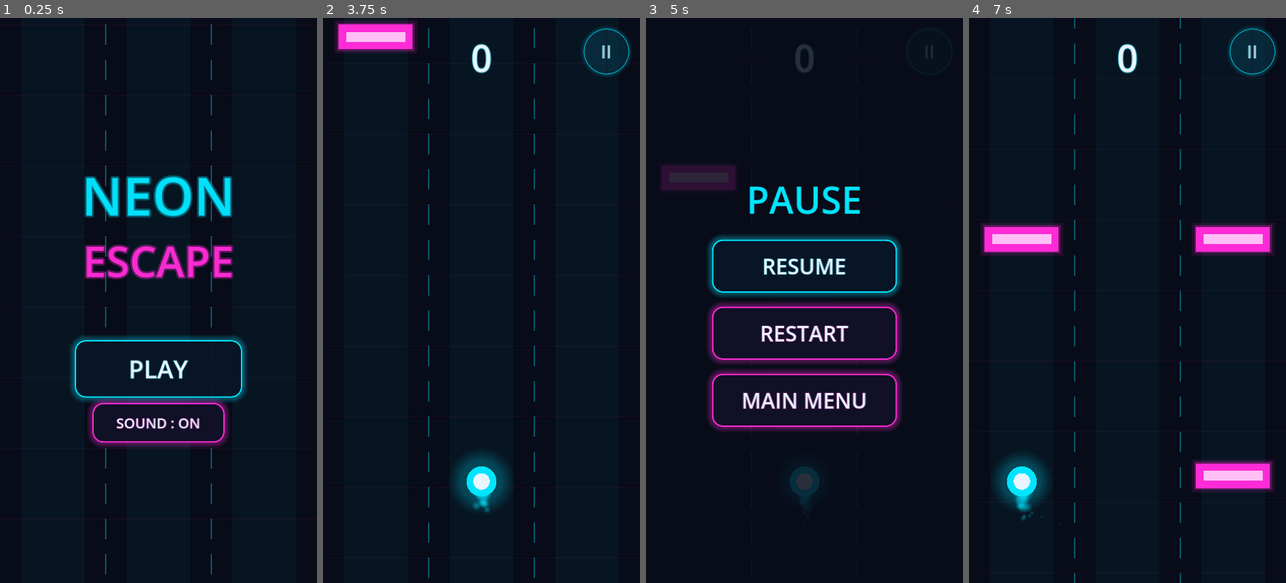
Above: before the commit, frames 1-4 (left to right).
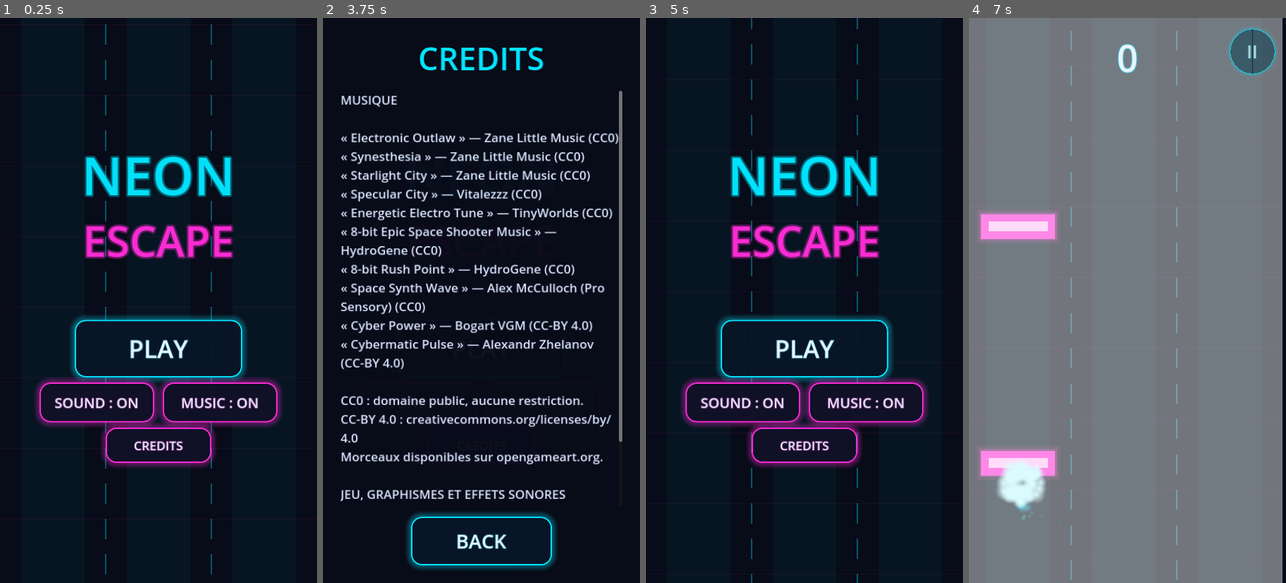
Above: after the commit, the same moments.

Repository: BananaInTrouble/Neon-Escape
Game: Godot game, scene res://scenes/main/main.tscn
Same seed, same stepped clock (60 frames per second), same inputs: the game is played once before the commit and once after it.
Inputs (mouse positions are in pixels of both pictures, inside the frame that each line leads up to):
- Up to frame 1 (0.25 s): no input
- Up to frame 2 (3.75 s): click "SOUND : ON" at 0.5 s; click "SOUND : OFF" at 1.25 s; click (541, 402) at 2 s, where only the run after the commit has a clickable "MUSIC : ON"; click (541, 402) at 2.75 s, where only the run after the commit has a clickable "MUSIC : OFF"; click "PLAY" (after the commit: "CREDITS") at 3.5 s
- Up to frame 3 (5 s): click "II" (after the commit: "BACK") at 4.25 s
- Up to frame 4 (7 s): click (1127, 351) at 5 s, where only the run after the commit has a clickable "PLAY"; move the mouse to (1197, 272) at 5.77 s; hold Right (move_right) 5.78-6.53 s; click (1197, 272) at 5.92 s; move the mouse to (1064, 328) at 6.52 s; hold Left (move_left) from 6.53 s (still down); click (1064, 328) at 6.67 s

The runs differ from the first frame. In frame 1, 13% of the frame differs, in the area x 11-89%, y 24-80%; in frame 2, 17%; in frame 3, 16%; in frame 4, 99%, in the area x 0-99%, y 0-100%.

Commit message:
Son de passage plus discret, système de musique et écran Crédits
- Son « point » (joué à chaque rangée) 12 dB plus bas, plus grave et plus doux.
- MusicPlayer : un morceau au hasard par partie, boucle, pause avec le jeu, fondus.
- 10 morceaux libres (CC0 / CC-BY 4.0) déclarés dans music_tracks.gd, fichiers à
  importer avec tools/import_music.sh (un fichier absent est ignoré).
- Boutons MUSIC : ON/OFF et CREDITS, écran des crédits, CREDITS.md.
- 8 nouveaux tests (72 au total), avec fichiers OGG de test.

Co-Authored-By: Claude Opus 5.5 <noreply@anthropic.com>
Claude-Session: https://claude.ai/code/session_016cBnVpishZPQyf6j2qKhHQ

Diff:
--- a/scenes/main/main.tscn
+++ b/scenes/main/main.tscn
@@ -1,10 +1,11 @@
-[gd_scene load_steps=6 format=3]
+[gd_scene load_steps=7 format=3]
 
 [ext_resource type="Script" path="res://scripts/core/game_manager.gd" id="1_gm"]
 [ext_resource type="PackedScene" path="res://scenes/ui/main_menu.tscn" id="2_menu"]
 [ext_resource type="PackedScene" path="res://scenes/ui/hud.tscn" id="3_hud"]
 [ext_resource type="PackedScene" path="res://scenes/ui/pause_menu.tscn" id="4_pause"]
 [ext_resource type="PackedScene" path="res://scenes/ui/game_over.tscn" id="5_go"]
+[ext_resource type="PackedScene" path="res://scenes/ui/credits_screen.tscn" id="6_credits"]
 
 [node name="Main" type="Node"]
 script = ExtResource("1_gm")
@@ -16,3 +17,5 @@
 [node name="PauseMenu" parent="." instance=ExtResource("4_pause")]
 
 [node name="GameOver" parent="." instance=ExtResource("5_go")]
+
+[node name="Credits" parent="." instance=ExtResource("6_credits")]
--- /dev/null
+++ b/scenes/ui/credits_screen.tscn
@@ -0,0 +1,60 @@
+[gd_scene load_steps=3 format=3]
+
+[ext_resource type="Script" path="res://scripts/ui/credits_screen.gd" id="1_credits"]
+[ext_resource type="Script" path="res://scripts/ui/safe_area_container.gd" id="2_safe"]
+
+[node name="Credits" type="CanvasLayer"]
+process_mode = 3
+layer = 30
+script = ExtResource("1_credits")
+
+[node name="Dim" type="ColorRect" parent="."]
+anchors_preset = 15
+anchor_right = 1.0
+anchor_bottom = 1.0
+grow_horizontal = 2
+grow_vertical = 2
+color = Color(0.0313726, 0.0431373, 0.0941176, 0.97)
+
+[node name="SafeArea" type="MarginContainer" parent="."]
+anchors_preset = 15
+anchor_right = 1.0
+anchor_bottom = 1.0
+grow_horizontal = 2
+grow_vertical = 2
+mouse_filter = 2
+script = ExtResource("2_safe")
+base_margin = 40
+
+[node name="VBox" type="VBoxContainer" parent="SafeArea"]
+layout_mode = 2
+theme_override_constants/separation = 24
+
+[node name="Title" type="Label" parent="SafeArea/VBox"]
+layout_mode = 2
+theme_override_colors/font_color = Color(0, 0.898039, 1, 1)
+theme_override_font_sizes/font_size = 72
+text = "CREDITS"
+horizontal_alignment = 1
+
+[node name="Scroll" type="ScrollContainer" parent="SafeArea/VBox"]
+layout_mode = 2
+size_flags_vertical = 3
+horizontal_scroll_mode = 0
+
+[node name="CreditsText" type="Label" parent="SafeArea/VBox/Scroll"]
+unique_name_in_owner = true
+custom_minimum_size = Vector2(560, 0)
+layout_mode = 2
+size_flags_horizontal = 3
+theme_override_colors/font_color = Color(0.85, 0.9, 1, 1)
+theme_override_font_sizes/font_size = 28
+autowrap_mode = 3
+
+[node name="BackButton" type="Button" parent="SafeArea/VBox"]
+unique_name_in_owner = true
+custom_minimum_size = Vector2(320, 110)
+layout_mode = 2
+size_flags_horizontal = 4
+theme_override_font_sizes/font_size = 44
+text = "BACK"
--- a/scenes/ui/main_menu.tscn
+++ b/scenes/ui/main_menu.tscn
@@ -71,12 +71,37 @@
 horizontal_alignment = 1
 vertical_alignment = 1
 
-[node name="SoundButton" type="Button" parent="Center/VBox"]
+[node name="Options" type="HBoxContainer" parent="Center/VBox"]
+layout_mode = 2
+size_flags_horizontal = 4
+mouse_filter = 2
+theme_override_constants/separation = 20
+
+[node name="SoundButton" type="Button" parent="Center/VBox/Options"]
 unique_name_in_owner = true
-custom_minimum_size = Vector2(300, 90)
+custom_minimum_size = Vector2(260, 90)
 layout_mode = 2
 size_flags_horizontal = 4
 focus_mode = 0
 theme_type_variation = &"SecondaryButton"
 theme_override_font_sizes/font_size = 32
 text = "SOUND : ON"
+
+[node name="MusicButton" type="Button" parent="Center/VBox/Options"]
+unique_name_in_owner = true
+custom_minimum_size = Vector2(260, 90)
+layout_mode = 2
+focus_mode = 0
+theme_type_variation = &"SecondaryButton"
+theme_override_font_sizes/font_size = 32
+text = "MUSIC : ON"
+
+[node name="CreditsButton" type="Button" parent="Center/VBox"]
+unique_name_in_owner = true
+custom_minimum_size = Vector2(240, 80)
+layout_mode = 2
+size_flags_horizontal = 4
+focus_mode = 0
+theme_type_variation = &"SecondaryButton"
+theme_override_font_sizes/font_size = 28
+text = "CREDITS"
--- a/scripts/core/game_manager.gd
+++ b/scripts/core/game_manager.gd
@@ -15,6 +15,7 @@
 @onready var hud: Hud = $HUD
 @onready var pause_menu: PauseMenu = $PauseMenu
 @onready var game_over_screen: GameOverScreen = $GameOver
+@onready var credits_screen: CreditsScreen = $Credits
 
 ## Fichier du record. Les tests en utilisent un autre pour ne jamais toucher au vrai record.
 @export var save_path := SaveManager.DEFAULT_PATH
@@ -23,6 +24,7 @@
 var score := ScoreManager.new()
 var save: SaveManager
 var audio := AudioManager.new()
+var music := MusicPlayer.new()
 var game: Game
 ## Le jingle « record » est joué juste après le son de collision.
 var _record_jingle_timer := Timer.new()
@@ -39,6 +41,9 @@
 	add_child(audio)
 	audio.set_enabled(save.load_sound_enabled())
 	main_menu.set_sound_enabled(audio.enabled)
+	add_child(music)
+	music.set_enabled(save.load_music_enabled())
+	main_menu.set_music_enabled(music.enabled)
 	_record_jingle_timer.one_shot = true
 	_record_jingle_timer.wait_time = 0.45
 	_record_jingle_timer.timeout.connect(audio.play.bind(&"record"))
@@ -52,6 +57,9 @@
 	score.score_changed.connect(_on_score_changed)
 	main_menu.play_requested.connect(start_game)
 	main_menu.sound_toggled.connect(_on_sound_toggled)
+	main_menu.music_toggled.connect(_on_music_toggled)
+	main_menu.credits_requested.connect(credits_screen.show)
+	credits_screen.closed.connect(credits_screen.hide)
 	hud.pause_requested.connect(pause_game)
 	pause_menu.resume_requested.connect(resume_game)
 	pause_menu.restart_requested.connect(start_game)
@@ -103,6 +111,7 @@
 	game.player.lane_changed.connect(_on_player_moved)  # le joueur existe une fois la partie ajoutée
 	move_child(game, 0)  # sous l'interface dans l'arbre
 	_show_screens([hud])
+	music.play_next()
 	return true
 
 
@@ -112,6 +121,7 @@
 	if not state.transition_to(S.PAUSED):
 		return false
 	get_tree().paused = true
+	music.set_paused(true)
 	_show_screens([hud, pause_menu])
 	return true
 
@@ -120,6 +130,7 @@
 	if state.current != S.PAUSED or not state.transition_to(S.PLAYING):
 		return false
 	get_tree().paused = false
+	music.set_paused(false)
 	_show_screens([hud])
 	return true
 
@@ -131,6 +142,7 @@
 	game.stop()
 	var is_new_record := score.commit()
 	audio.play(&"crash")
+	music.fade_out_and_stop()
 	if is_new_record:
 		save.save_best(score.best)  # une seule écriture, et seulement si nécessaire
 		_record_jingle_timer.start()
@@ -152,6 +164,7 @@
 		return false
 	_game_over_timer.stop()
 	get_tree().paused = false
+	music.stop()
 	_clear_game()
 	_show_menu()
 	return true
@@ -163,6 +176,7 @@
 
 
 func _show_screens(screens: Array[CanvasLayer]) -> void:
+	credits_screen.hide()
 	for screen: CanvasLayer in [main_menu, hud, pause_menu, game_over_screen]:
 		screen.visible = screen in screens
 
@@ -179,6 +193,11 @@
 func _on_sound_toggled(enabled: bool) -> void:
 	audio.set_enabled(enabled)
 	save.save_sound_enabled(enabled)
+
+
+func _on_music_toggled(enabled: bool) -> void:
+	music.set_enabled(enabled)
+	save.save_music_enabled(enabled)
 
 
 func _on_row_passed() -> void:
--- /dev/null
+++ b/scripts/core/music_player.gd
@@ -0,0 +1,104 @@
+class_name MusicPlayer
+extends Node
+## Musique de fond des parties.
+##
+## - Un morceau différent à chaque partie (tirage au hasard, jamais deux fois de suite).
+## - Le morceau boucle tant que la partie dure ; il se met en pause avec le jeu.
+## - Fondu d'entrée au départ, fondu de sortie à la fin de partie.
+## - Sans aucun fichier de musique, tout fonctionne (simplement en silence).
+
+## Volume de la musique, sous les effets sonores pour qu'ils restent audibles.
+@export var volume_db := -8.0
+@export var fade_in := 0.6
+@export var fade_out := 0.8
+
+const SILENT_DB := -40.0
+
+var enabled := true
+var rng := RandomNumberGenerator.new()
+## Chemin du morceau en cours ("" si aucun).
+var current_path := ""
+var _paths: PackedStringArray = []
+var _player := AudioStreamPlayer.new()
+var _fade: Tween
+
+
+func _ready() -> void:
+	process_mode = Node.PROCESS_MODE_ALWAYS  # la pause est gérée explicitement
+	add_child(_player)
+	rng.randomize()
+	if _paths.is_empty():
+		_paths = MusicTracks.available_paths()
+
+
+## Remplace la liste des morceaux (utilisé par les tests).
+func set_track_paths(paths: PackedStringArray) -> void:
+	_paths = paths
+
+
+func track_count() -> int:
+	return _paths.size()
+
+
+func is_playing() -> bool:
+	return _player.playing and not _player.stream_paused
+
+
+## Démarre un nouveau morceau pour une nouvelle partie.
+func play_next() -> void:
+	stop()
+	if not enabled or _paths.is_empty():
+		return
+	current_path = _pick_next()
+	var stream: AudioStream = load(current_path)
+	if stream == null:
+		push_warning("Musique illisible : %s" % current_path)
+		current_path = ""
+		return
+	if "loop" in stream:
+		stream.loop = true
+	_player.stream = stream
+	_player.volume_db = SILENT_DB
+	_player.play()
+	_fade_to(volume_db, fade_in)
+
+
+func set_paused(paused: bool) -> void:
+	_player.stream_paused = paused
+
+
+## Fin de partie : la musique s'éteint en douceur.
+func fade_out_and_stop() -> void:
+	if not _player.playing:
+		return
+	_fade_to(SILENT_DB, fade_out).finished.connect(stop)
+
+
+func stop() -> void:
+	if _fade:
+		_fade.kill()
+	_player.stop()
+	_player.stream_paused = false
+
+
+func set_enabled(value: bool) -> void:
+	enabled = value
+	if not enabled:
+		stop()
+
+
+func _pick_next() -> String:
+	if _paths.size() == 1:
+		return _paths[0]
+	var choice := current_path
+	while choice == current_path:
+		choice = _paths[rng.randi_range(0, _paths.size() - 1)]
+	return choice
+
+
+func _fade_to(target_db: float, duration: float) -> Tween:
+	if _fade:
+		_fade.kill()
+	_fade = create_tween()
+	_fade.tween_property(_player, "volume_db", target_db, duration)
+	return _fade
--- /dev/null
+++ b/scripts/core/music_tracks.gd
@@ -0,0 +1,54 @@
+class_name MusicTracks
+extends RefCounted
+## Liste des musiques du jeu et leurs crédits (source unique : lecteur et écran Crédits).
+##
+## Chaque fichier est attendu dans res://assets/audio/music/<id>.ogg (voir
+## tools/import_music.sh). Un morceau dont le fichier est absent est simplement ignoré.
+## Licences vérifiées sur la page OpenGameArt de chaque morceau (octobre 2026).
+
+const DIR := "res://assets/audio/music"
+
+const TRACKS: Array[Dictionary] = [
+	{"id": "electronic_outlaw", "title": "Electronic Outlaw", "author": "Zane Little Music",
+		"license": "CC0", "url": "https://opengameart.org/content/electronic-outlaw"},
+	{"id": "synesthesia", "title": "Synesthesia", "author": "Zane Little Music",
+		"license": "CC0", "url": "https://opengameart.org/content/synesthesia"},
+	{"id": "starlight_city", "title": "Starlight City", "author": "Zane Little Music",
+		"license": "CC0", "url": "https://opengameart.org/content/starlight-city-loop-included"},
+	{"id": "specular_city", "title": "Specular City", "author": "Vitalezzz",
+		"license": "CC0", "url": "https://opengameart.org/content/specular-city"},
+	{"id": "energetic_electro_tune", "title": "Energetic Electro Tune", "author": "TinyWorlds",
+		"license": "CC0", "url": "https://opengameart.org/content/energetic-electro-tune"},
+	{"id": "epic_space_shooter", "title": "8-bit Epic Space Shooter Music", "author": "HydroGene",
+		"license": "CC0", "url": "https://opengameart.org/content/8-bit-epic-space-shooter-music"},
+	{"id": "rush_point", "title": "8-bit Rush Point", "author": "HydroGene",
+		"license": "CC0", "url": "https://opengameart.org/content/8-bit-rush-point"},
+	{"id": "space_synth_wave", "title": "Space Synth Wave", "author": "Alex McCulloch (Pro Sensory)",
+		"license": "CC0", "url": "https://opengameart.org/content/space-synth-wave"},
+	{"id": "cyber_power", "title": "Cyber Power", "author": "Bogart VGM",
+		"license": "CC-BY 4.0", "url": "https://opengameart.org/content/cyber-power"},
+	{"id": "cybermatic_pulse", "title": "Cybermatic Pulse", "author": "Alexandr Zhelanov",
+		"license": "CC-BY 4.0", "url": "https://opengameart.org/content/cybermatic-pulse"},
+]
+
+
+static func path_of(track: Dictionary) -> String:
+	return DIR.path_join(String(track["id"]) + ".ogg")
+
+
+## Chemins des morceaux réellement présents dans le jeu.
+static func available_paths() -> PackedStringArray:
+	var paths: PackedStringArray = []
+	for track in TRACKS:
+		var path := path_of(track)
+		if ResourceLoader.exists(path):
+			paths.append(path)
+	return paths
+
+
+## Texte des crédits musicaux (affiché dans le jeu et repris dans CREDITS.md).
+static func credits_text() -> String:
+	var lines: PackedStringArray = []
+	for track in TRACKS:
+		lines.append("« %s » — %s (%s)" % [track["title"], track["author"], track["license"]])
+	return "\n".join(lines)
--- a/scripts/core/save_manager.gd
+++ b/scripts/core/save_manager.gd
@@ -14,6 +14,7 @@
 const KEY_BEST := "best"
 const SECTION_SETTINGS := "settings"
 const KEY_SOUND := "sound_enabled"
+const KEY_MUSIC := "music_enabled"
 ## Version du format, pour pouvoir le faire évoluer plus tard sans perdre de données.
 const FORMAT_VERSION := 1
 ## Au-delà, la valeur est considérée comme corrompue.
@@ -45,14 +46,31 @@
 
 ## Lit sur le disque si le son est activé (oui par défaut, et si la valeur est invalide).
 func load_sound_enabled() -> bool:
+	return _load_flag(KEY_SOUND)
+
+
+func save_sound_enabled(enabled: bool) -> bool:
+	return _save_flag(KEY_SOUND, enabled)
+
+
+## Lit sur le disque si la musique est activée (oui par défaut, et si la valeur est invalide).
+func load_music_enabled() -> bool:
+	return _load_flag(KEY_MUSIC)
+
+
+func save_music_enabled(enabled: bool) -> bool:
+	return _save_flag(KEY_MUSIC, enabled)
+
+
+func _load_flag(key: String) -> bool:
 	_read_file()
-	var value: Variant = _config.get_value(SECTION_SETTINGS, KEY_SOUND, true)
+	var value: Variant = _config.get_value(SECTION_SETTINGS, key, true)
 	return value if typeof(value) == TYPE_BOOL else true
 
 
-func save_sound_enabled(enabled: bool) -> bool:
+func _save_flag(key: String, enabled: bool) -> bool:
 	_ensure_loaded()
-	_config.set_value(SECTION_SETTINGS, KEY_SOUND, enabled)
+	_config.set_value(SECTION_SETTINGS, key, enabled)
 	return _write()
 
 
--- /dev/null
+++ b/scripts/ui/credits_screen.gd
@@ -0,0 +1,32 @@
+class_name CreditsScreen
+extends CanvasLayer
+## Écran des crédits (obligatoire pour les musiques sous licence CC-BY).
+
+signal closed
+
+@onready var text_label: Label = %CreditsText
+@onready var back_button: Button = %BackButton
+
+
+func _ready() -> void:
+	process_mode = Node.PROCESS_MODE_ALWAYS
+	back_button.pressed.connect(closed.emit)
+	text_label.text = build_text()
+	hide()
+
+
+static func build_text() -> String:
+	return "\n".join([
+		"MUSIQUE",
+		"",
+		MusicTracks.credits_text(),
+		"",
+		"CC0 : domaine public, aucune restriction.",
+		"CC-BY 4.0 : creativecommons.org/licenses/by/4.0",
+		"Morceaux disponibles sur opengameart.org.",
+		"",
+		"JEU, GRAPHISMES ET EFFETS SONORES",
+		"",
+		"Neon Escape — créés pour le jeu avec Godot Engine",
+		"(godotengine.org, licence MIT).",
+	])
--- a/scripts/ui/main_menu.gd
+++ b/scripts/ui/main_menu.gd
@@ -4,20 +4,28 @@
 
 signal play_requested
 signal sound_toggled(enabled: bool)
+signal music_toggled(enabled: bool)
+signal credits_requested
 
 @onready var background: Node2D = $Background
 @onready var best_label: Label = %BestLabel
 @onready var play_button: Button = %PlayButton
 @onready var sound_button: Button = %SoundButton
+@onready var music_button: Button = %MusicButton
+@onready var credits_button: Button = %CreditsButton
 @onready var title: Control = %TitleBox
 
 var _sound_enabled := true
+var _music_enabled := true
 
 
 func _ready() -> void:
 	play_button.pressed.connect(play_requested.emit)
 	sound_button.pressed.connect(_on_sound_pressed)
+	music_button.pressed.connect(_on_music_pressed)
+	credits_button.pressed.connect(credits_requested.emit)
 	set_sound_enabled(_sound_enabled)
+	set_music_enabled(_music_enabled)
 	var glow := create_tween().set_loops()
 	glow.tween_property(title, "modulate:a", 0.75, 1.2).set_trans(Tween.TRANS_SINE)
 	glow.tween_property(title, "modulate:a", 1.0, 1.2).set_trans(Tween.TRANS_SINE)
@@ -43,6 +51,18 @@
 	sound_toggled.emit(_sound_enabled)
 
 
+## Met à jour l'affichage du bouton musique (sans émettre de signal).
+func set_music_enabled(enabled: bool) -> void:
+	_music_enabled = enabled
+	if music_button:
+		music_button.text = "MUSIC : ON" if enabled else "MUSIC : OFF"
+
+
+func _on_music_pressed() -> void:
+	set_music_enabled(not _music_enabled)
+	music_toggled.emit(_music_enabled)
+
+
 func _resize_background() -> void:
 	background.set_area_size(get_viewport().get_visible_rect().size)
 	background.scroll_speed = 60.0  # défilement lent et apaisant
--- /dev/null
+++ b/tests/unit/test_music.gd
@@ -0,0 +1,116 @@
+extends TestCase
+## Musique de fond, réglage MUSIC et écran Crédits.
+
+const S := GameState.State
+const FIXTURES: PackedStringArray = ["res://tests/fixtures/tone_a.ogg", "res://tests/fixtures/tone_b.ogg"]
+
+var main: GameManager
+
+
+func before_each() -> void:
+	main = create_main()
+	main.music.set_track_paths(FIXTURES)
+	main.music.fade_in = 0.05
+	main.music.fade_out = 0.05
+
+
+func after_each() -> void:
+	tree.paused = false
+	main.queue_free()
+	delete_test_save()
+
+
+func _crash() -> void:
+	var p: Array[bool] = [false, false, false]
+	p[main.game.player.lane] = true
+	main.game.spawner.spawn_row(p, main.game.player.position.y)
+	await wait_physics_frames(5)
+
+
+func test_track_list_is_valid() -> void:
+	assert_eq(MusicTracks.TRACKS.size(), 10, "10 morceaux déclarés")
+	var ids := {}
+	for track in MusicTracks.TRACKS:
+		for key in ["id", "title", "author", "license", "url"]:
+			assert_true(track.has(key) and String(track[key]) != "", "%s : champ %s" % [track.get("id"), key])
+		assert_true(track["license"] in ["CC0", "CC-BY 4.0"], "Licence autorisée : %s" % track["license"])
+		assert_false(ids.has(track["id"]), "Identifiant unique : %s" % track["id"])
+		ids[track["id"]] = true
+
+
+func test_no_music_files_is_silent_and_safe() -> void:
+	main.music.set_track_paths(PackedStringArray())
+	main.start_game()
+	await wait_frames(2)
+	assert_false(main.music.is_playing(), "Pas de musique, pas d'erreur")
+	assert_eq(main.state.current, S.PLAYING)
+
+
+func test_music_plays_during_game_and_pauses_with_it() -> void:
+	assert_false(main.music.is_playing(), "Pas de musique dans le menu")
+	main.start_game()
+	await wait_frames(2)
+	assert_true(main.music.is_playing(), "Musique pendant la partie")
+	assert_true(main.music.current_path in FIXTURES)
+	main.pause_game()
+	assert_false(main.music.is_playing(), "Musique en pause avec le jeu")
+	main.resume_game()
+	assert_true(main.music.is_playing(), "La musique reprend")
+
+
+func test_music_fades_out_on_game_over_and_stops_in_menu() -> void:
+	main.start_game()
+	await wait_frames(2)
+	await _crash()
+	await tree.create_timer(0.3).timeout
+	assert_false(main.music.is_playing(), "Musique arrêtée après la collision")
+	main.start_game()
+	await wait_frames(2)
+	main.pause_game()
+	main.go_to_menu()
+	assert_false(main.music.is_playing(), "Pas de musique au retour au menu")
+
+
+func test_next_game_changes_track() -> void:
+	main.start_game()
+	var first := main.music.current_path
+	await _crash()
+	main.start_game()
+	assert_true(main.music.current_path != first, "Un autre morceau à la partie suivante")
+
+
+func test_music_toggle_and_persistence() -> void:
+	assert_eq(main.main_menu.music_button.text, "MUSIC : ON")
+	main.main_menu.music_button.pressed.emit()
+	assert_eq(main.main_menu.music_button.text, "MUSIC : OFF")
+	main.start_game()
+	await wait_frames(2)
+	assert_false(main.music.is_playing(), "Musique coupée")
+	assert_true(main.audio.enabled, "Les effets sonores restent indépendants")
+	main.queue_free()
+	await wait_frames(2)
+	main = create_main(true)
+	assert_false(main.music.enabled, "Réglage relu après redémarrage")
+	assert_eq(main.main_menu.music_button.text, "MUSIC : OFF")
+
+
+func test_music_and_sound_settings_are_independent_in_save() -> void:
+	var save := SaveManager.new(TEST_SAVE_PATH)
+	save.save_music_enabled(false)
+	save.save_best(7)
+	var reread := SaveManager.new(TEST_SAVE_PATH)
+	assert_false(reread.load_music_enabled())
+	assert_true(reread.load_sound_enabled(), "Le son reste activé")
+	assert_eq(reread.load_best(), 7)
+
+
+func test_credits_screen_lists_every_track() -> void:
+	main.main_menu.credits_button.pressed.emit()
+	assert_true(main.credits_screen.visible, "Crédits affichés")
+	var text := main.credits_screen.text_label.text
+	for track in MusicTracks.TRACKS:
+		assert_true(track["title"] in text and track["author"] in text, "Crédité : %s" % track["title"])
+	assert_true("creativecommons.org/licenses/by/4.0" in text, "Lien vers la licence CC-BY")
+	main.credits_screen.back_button.pressed.emit()
+	assert_false(main.credits_screen.visible, "Retour au menu")
+	assert_true(main.main_menu.visible)
--- a/tools/screenshot.gd
+++ b/tools/screenshot.gd
@@ -19,6 +19,10 @@
 	root.add_child(main)
 	await _wait(20)
 	await _save(out_dir.path_join("1_menu.png"))
+	main.credits_screen.show()
+	await _wait(5)
+	await _save(out_dir.path_join("1b_credits.png"))
+	main.credits_screen.hide()
 	main.start_game()
 	await _wait(90)
 	main.game.player.move_by(-1)
Not shown, added: tests/fixtures/tone_a.ogg.import
Not shown, added: tests/fixtures/tone_b.ogg.import
Not shown, added: CREDITS.md
Not shown, changed: README.md
Not shown, changed: assets/audio/sfx/score.wav
Not shown, changed: docs/ARCHITECTURE.md
Not shown, changed: docs/GAME_DESIGN.md
Not shown, changed: tests/README.md
Not shown, added: tests/fixtures/tone_a.ogg
Not shown, added: tests/fixtures/tone_b.ogg
Not shown, changed: tools/generate_sfx.py
Not shown, added: tools/import_music.sh
